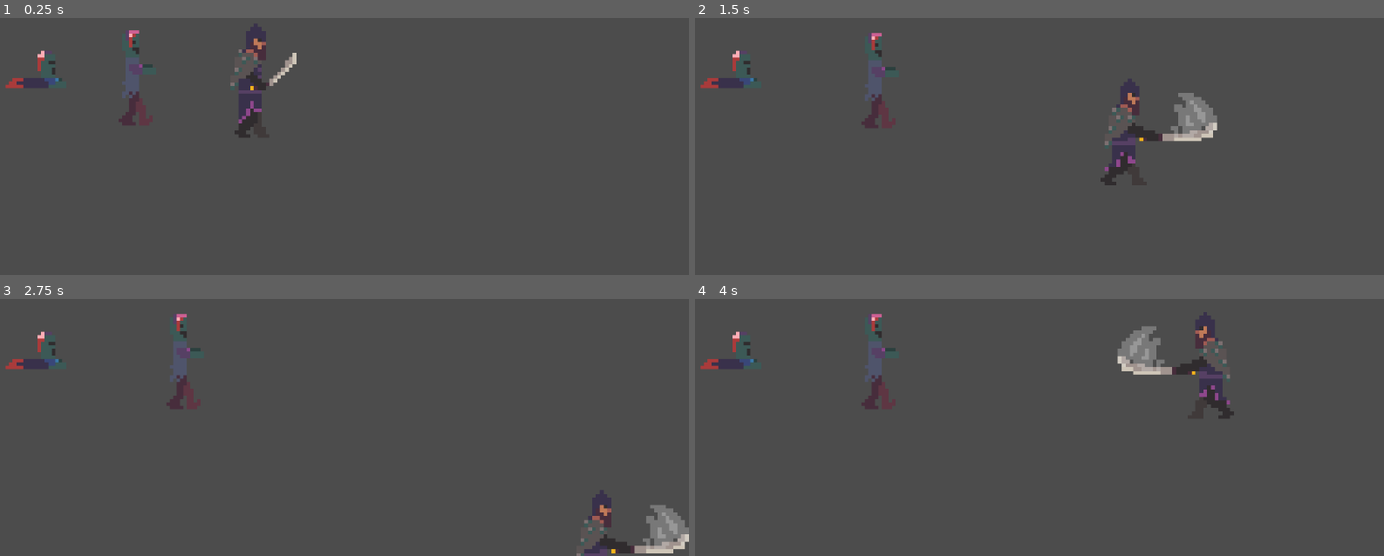
Above: before the commit, frames 1-4 (two rows, left to right).
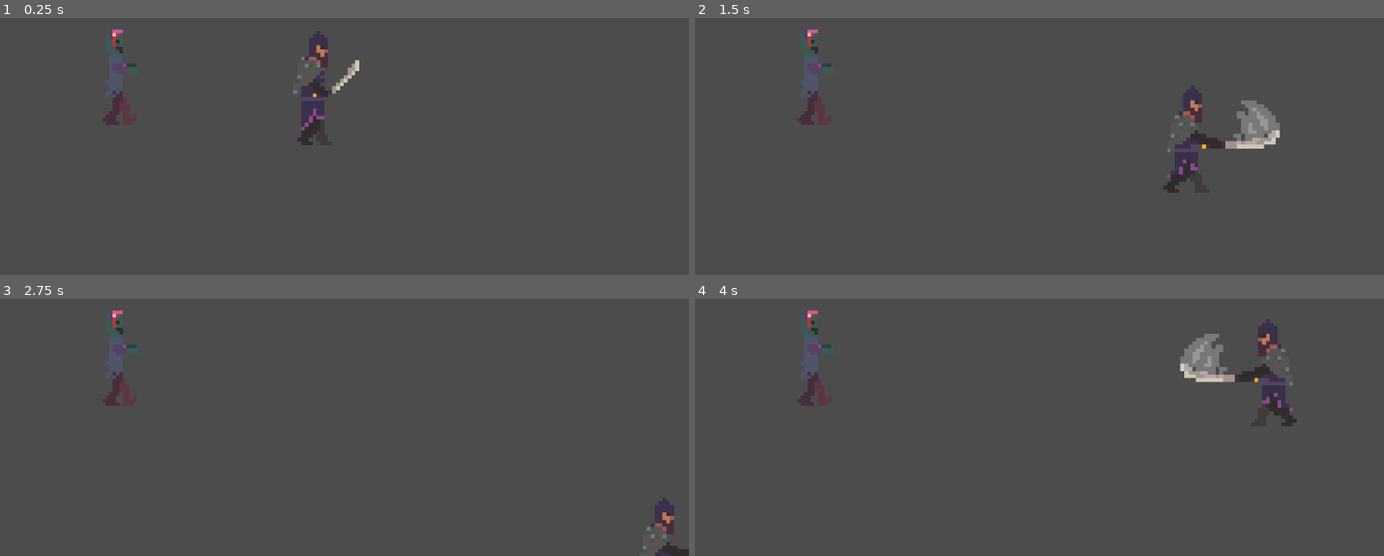
Above: after the commit, the same moments.

Repository: imav97/GMTK2021
Game: Godot game, scene res://TEST_SCENE.tscn
Two runs of this game, one before a commit and one after it. Both use one fixed random seed, a clock stepped at 60 frames per second and the inputs below.
Inputs (mouse positions are in pixels of both pictures, inside the frame that each line leads up to):
- Up to frame 1 (0.25 s): no input
- Up to frame 2 (1.5 s): move the mouse to (1191, 51) at 0.52 s; press the mouse at (1191, 51) at 0.53 s; hold D (right) 0.53-1.28 s; move the mouse to (894, 92) at 1.27 s; release the mouse at (894, 92) at 1.28 s; hold S (down) from 1.28 s (still down); tap Shift (mana_attack) at 1.35 s
- Up to frame 3 (2.75 s): move the mouse to (outside the picture) at 2.02 s; release S (down) at 2.03 s; hold D (right) from 2.03 s (still down); hold Space (simple_attack) from 2.03 s (still down)
- Up to frame 4 (4 s): move the mouse to (998, 432) at 2.77 s; release D (right) at 2.78 s; release Space (simple_attack) at 2.78 s; hold W (up) 2.78-3.53 s; click (998, 432) at 2.85 s; move the mouse to (1246, 412) at 3.52 s; hold A (left) from 3.53 s (still down); hold Shift (mana_attack) from 3.53 s (still down)

The runs differ from the first frame. In frame 1, 3.6% of the frame differs, in the area x 0-53%, y 2-50%; in frame 2, 4.9%, in the area x 0-85%, y 4-68%; in frame 3, 3.0%; in frame 4, 4.9%.
Error before the commit: Parse Error: Non-static function "set_wait_time" can only be called from an instance. (res://CrawlerZombie.gd:18)

Commit message:
Move start position

Diff:
--- a/gmtk2021/TEST_SCENE.tscn
+++ b/gmtk2021/TEST_SCENE.tscn
@@ -1,9 +1,8 @@
-[gd_scene load_steps=5 format=2]
+[gd_scene load_steps=4 format=2]
 
 [ext_resource path="res://KeyboardCharacter.tscn" type="PackedScene" id=1]
 [ext_resource path="res://BaseZombie.tscn" type="PackedScene" id=2]
 [ext_resource path="res://TEST_SCENE.gd" type="Script" id=3]
-[ext_resource path="res://CrawlerZombie.tscn" type="PackedScene" id=4]
 
 [node name="TEST_SCENE" type="Node2D"]
 script = ExtResource( 3 )
@@ -12,8 +11,4 @@
 position = Vector2( 187.525, 298.768 )
 
 [node name="KeyboardMovement" parent="." instance=ExtResource( 1 )]
-position = Vector2( 391.141, 311.368 )
-
-[node name="CrawlerZombie" parent="." instance=ExtResource( 4 )]
-position = Vector2( 78.3179, 298.194 )
-scale = Vector2( 5.20561, 4.96144 )
+position = Vector2( 483.115, 322.077 )
